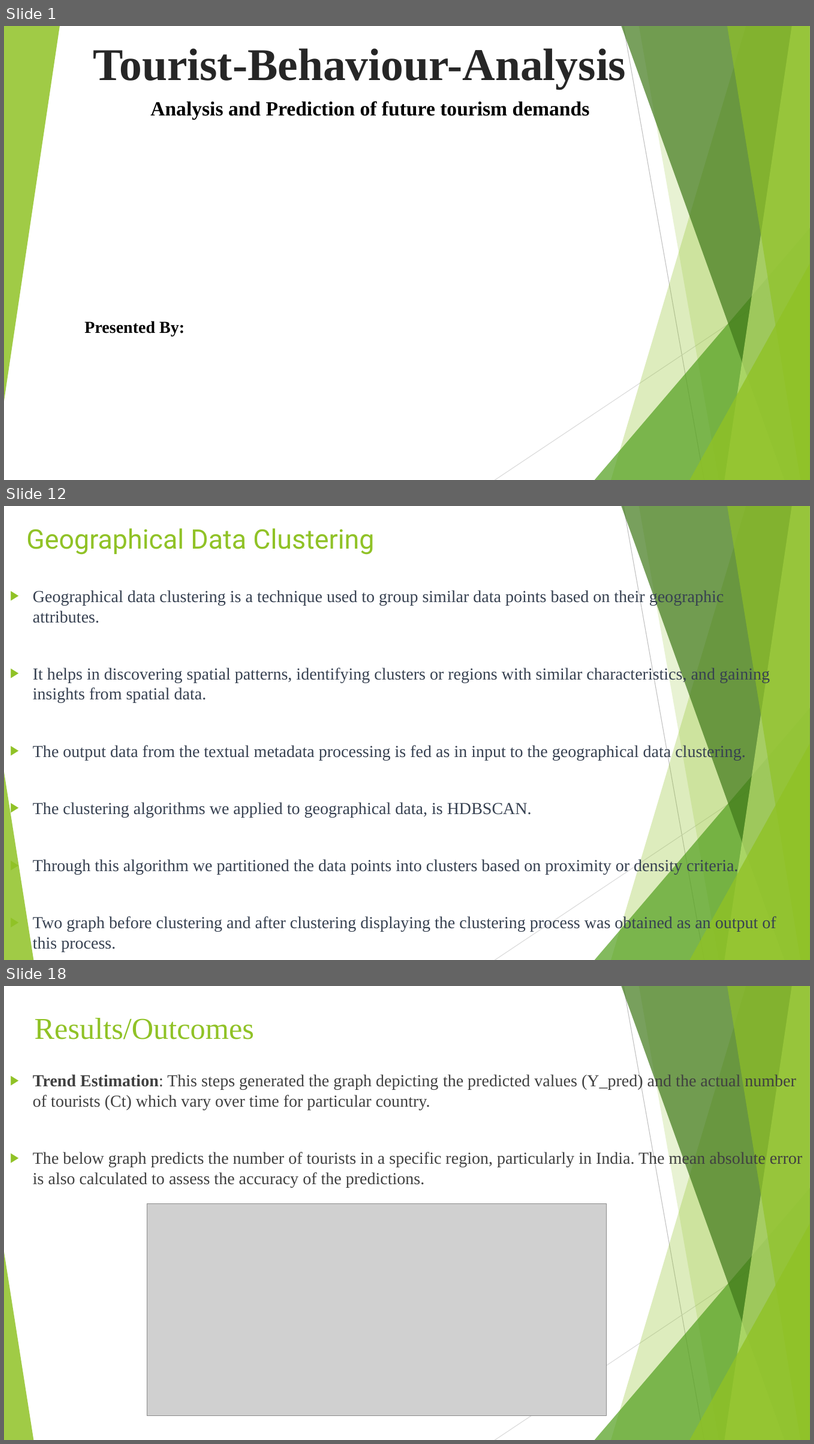
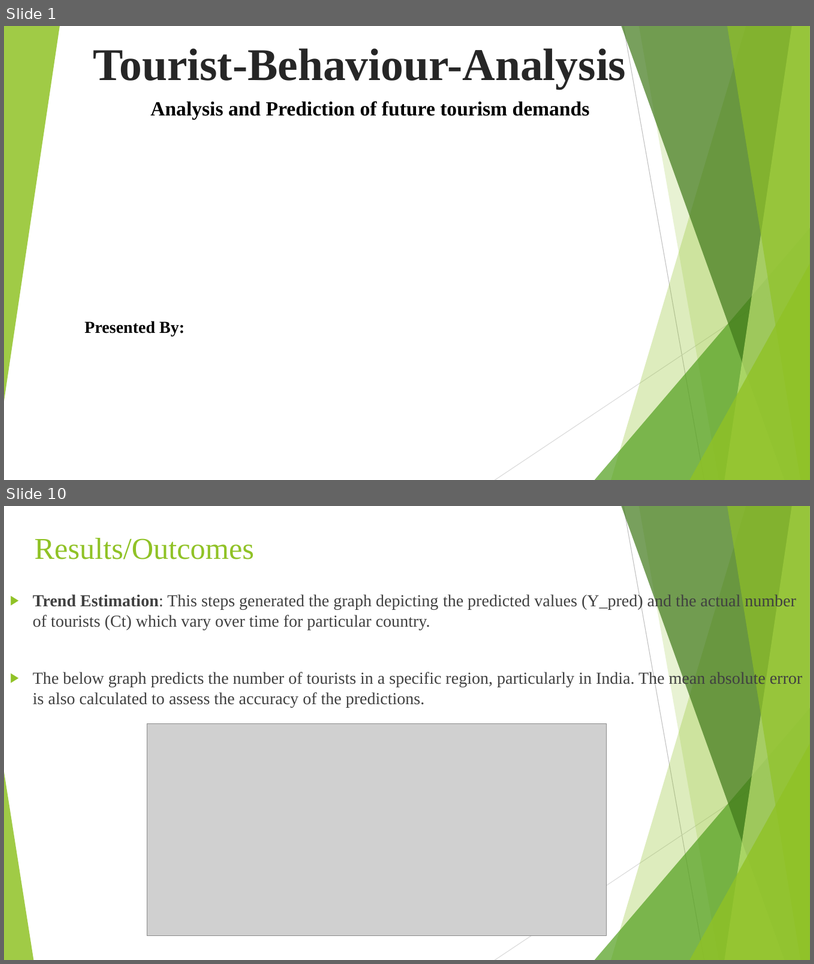
Before and after one commit to saisumanth1401/Tourist-Behaviour-Analysis, a slide deck: Documentation/Tourist-Behaviour-Analysis.pptx. Shown one above the other, each under a label of ours: slides 1, 12 and 18 before the commit, slides 1 and 10 after it; the slides between them are not shown. The pictures are 814x1444 and 814x964 pixels, drawn with LibreOffice and Linux fonts; fonts in the diff are those of the drawing; grey boxes stand for pictures. Boxes give left, top, right and bottom in pixels: in the first picture for what was removed or moved away, otherwise in the second. Text is boxed around its words. In the diff, an @@ line names an element or a change of style, - is before the commit and + after.

```diff
--- a/Documentation/Tourist-Behaviour-Analysis.pptx
+++ b/Documentation/Tourist-Behaviour-Analysis.pptx
@@ slide 12 removed at (4,506,810,960), background #FFFFFF; not listed: 10 template elements that a slide beside it also shows @@
@@ title removed at (26,528,374,555) @@
-Geographical Data Clustering
@@ text removed at (33,589,776,952) @@
-▶ Geographical data clustering is a technique used to group similar data points based on their geographic attributes.
-▶ It helps in discovering spatial patterns, identifying clusters or regions with similar characteristics, and gaining insights from spatial data.
-▶ The output data from the textual metadata processing is fed as in input to the geographical data clustering.
-▶ The clustering algorithms we applied to geographical data, is HDBSCAN.
-▶ Through this algorithm we partitioned the data points into clusters based on proximity or density criteria.
-▶ Two graph before clustering and after clustering displaying the clustering process was obtained as an output of this process.
@@ what was slide 18 is now slide 10 @@
```
Also in this commit, not shown: 10 slides changed, 2 slides added, 8 other slides removed.
